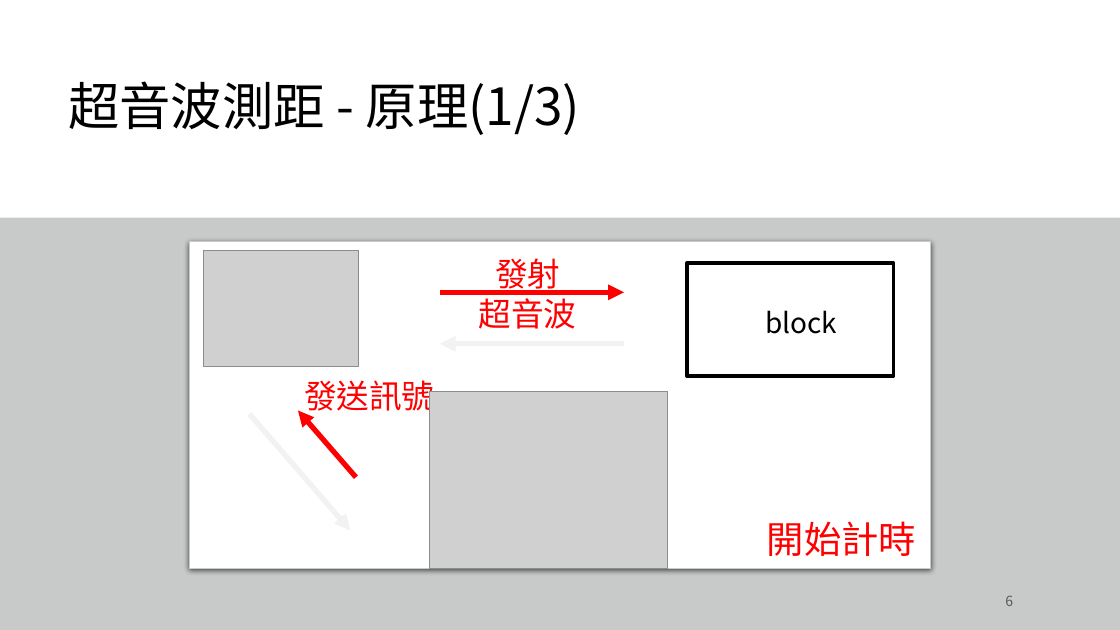
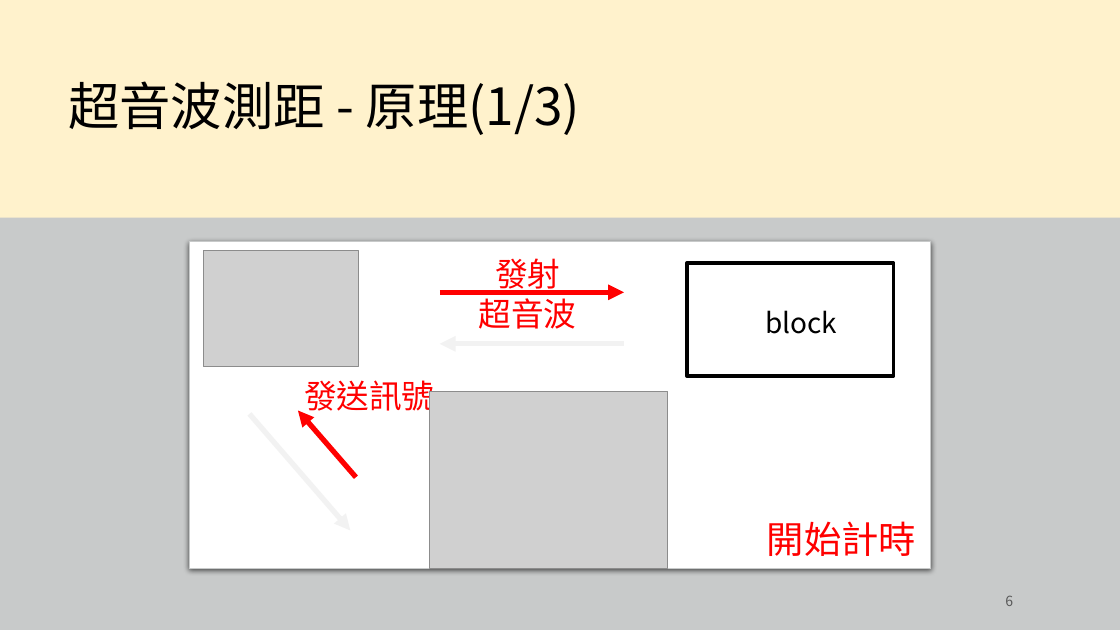
Before and after one commit to ParkerMactavish/Computer-Organization, a slide deck: slide 6 of ARC IoTDK Lab2.pptx. Drawn at 1120x630 pixels with LibreOffice and Linux fonts; fonts in the diff are those of the drawing; grey boxes stand for pictures. Boxes give left, top, right and bottom in pixels: in the first picture for what was removed or moved away, otherwise in the second. Text is boxed around its words. In the diff, an @@ line names an element or a change of style, - is before the commit and + after.

```diff
--- a/ARC IoTDK Lab2.pptx
+++ b/ARC IoTDK Lab2.pptx
@@ background #FFFFFF to #FFF2CC @@
```
Also in this commit, not shown: 28 other slides changed.
